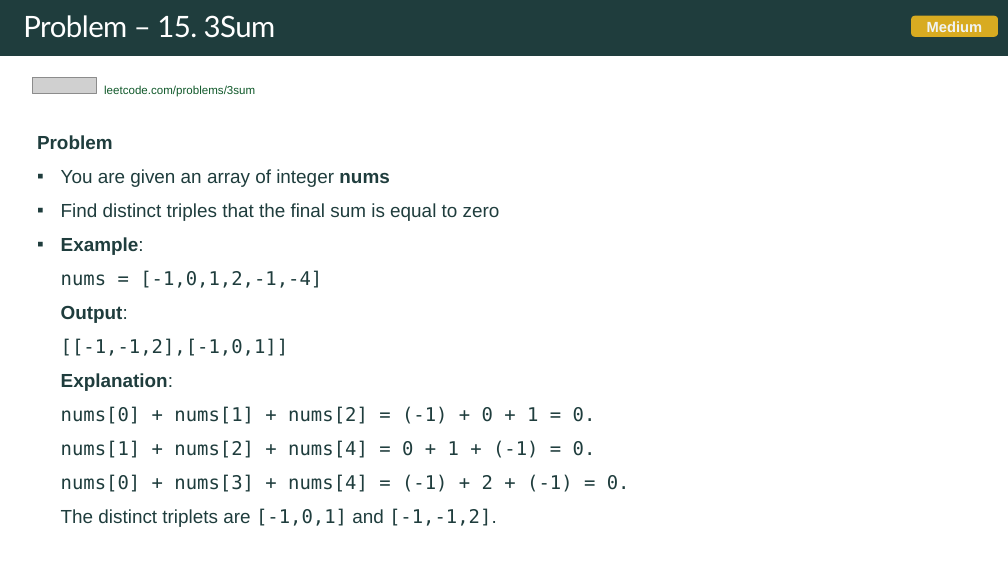
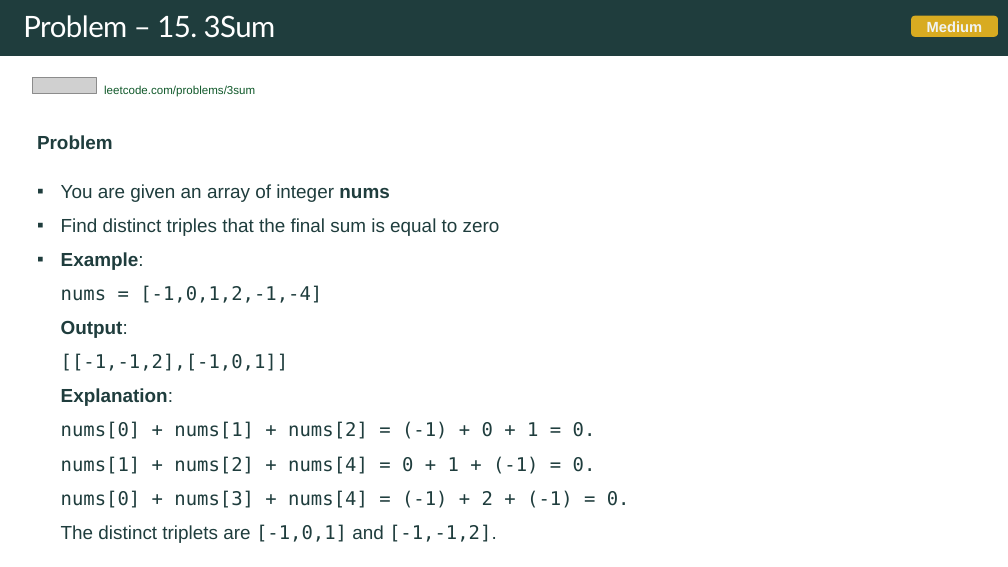
Before and after one commit to rfdavid/coding-interview-handbook-cpp, a slide deck: slide 58 of Algorithm and problem Solving Cheatsheet.pptm. Drawn at 1008x567 pixels with LibreOffice and Linux fonts; fonts in the diff are those of the drawing; grey boxes stand for pictures. Boxes give left, top, right and bottom in pixels: in the first picture for what was removed or moved away, otherwise in the second. Text is boxed around its words. In the diff, an @@ line names an element or a change of style, - is before the commit and + after.

Commit message:
added more problems

```diff
--- a/Algorithm and problem Solving Cheatsheet.pptm
+++ b/Algorithm and problem Solving Cheatsheet.pptm
@@ text "Problem" rewrapped from [37, 135, 630, 527] to [37, 135, 630, 543] @@
```
Also in this commit, not shown: 8 other slides changed, 4 slides added, 14 other files.
